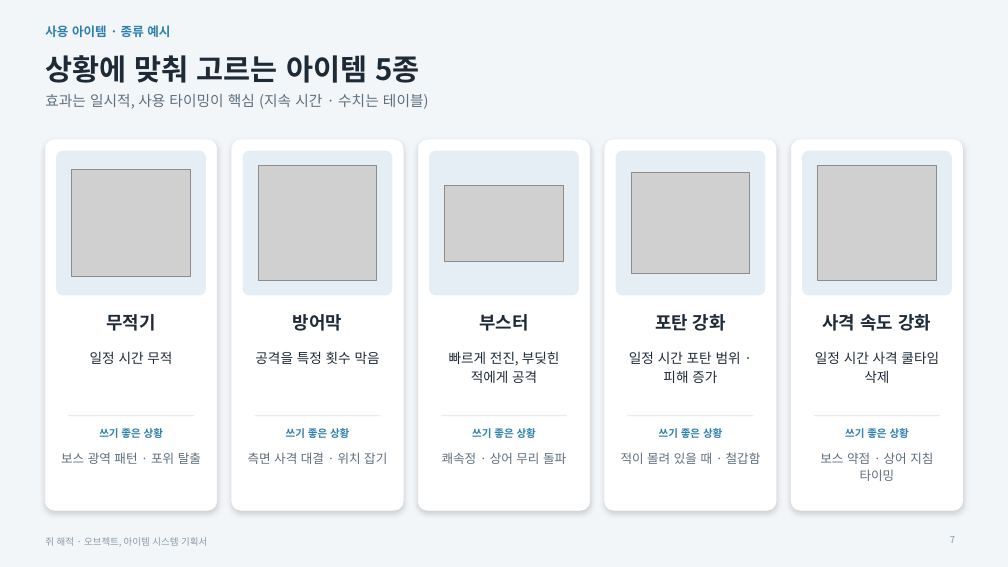
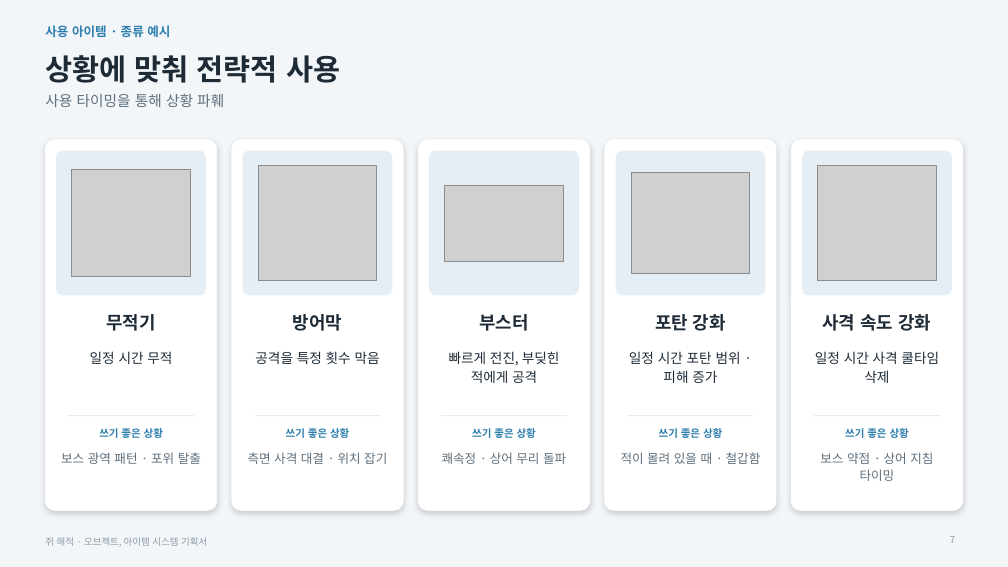
Before and after one commit to inory16351/RatPlain, a slide deck: slide 7 of Pirat_Plan/쥐해적_오브젝트아이템기획서.pptx. Drawn at 1008x567 pixels with LibreOffice and Linux fonts; fonts in the diff are those of the drawing; grey boxes stand for pictures. Boxes give left, top, right and bottom in pixels: in the first picture for what was removed or moved away, otherwise in the second. Text is boxed around its words. In the diff, an @@ line names an element or a change of style, - is before the commit and + after.

```diff
--- a/Pirat_Plan/쥐해적_오브젝트아이템기획서.pptx
+++ b/Pirat_Plan/쥐해적_오브젝트아이템기획서.pptx
@@ title at (45,55,340,83): text changed @@
-상황에 맞춰 고르는 아이템 5종
+상황에 맞춰 전략적 사용
@@ text at (45,94,224,107): text changed @@
-효과는 일시적, 사용 타이밍이 핵심 (지속 시간 · 수치는 테이블)
+사용 타이밍을 통해 상황 파훼
```
Also in this commit, not shown: 4 other slides changed, 2 other files.
